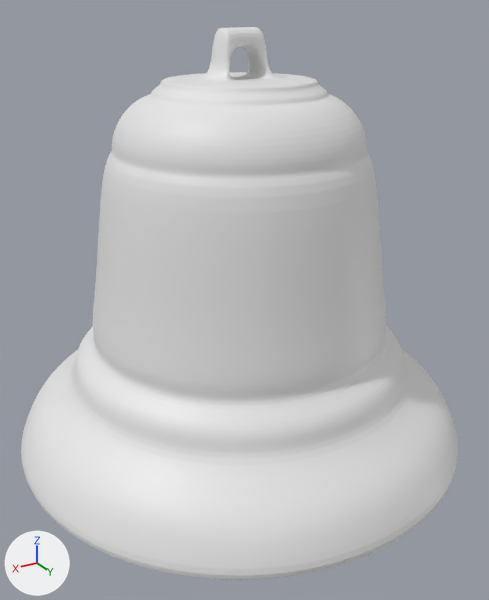
A saved change to the Blender file bell.blend.
One viewpoint serves both versions: a 50 mm camera at (5.92, 10.02, 7.67) aimed at (0.31, 0.67, 3.0). The lights are fixed; the arrows at lower left show +X, +Y and +Z.

Before the edit, the objects in view are built like this:
```python
me_circle = bpy.data.meshes.new('Circle')
me_circle.from_pydata(...)  # 1316 vertices, 1290 faces; spans x -4.35..4.35, y -4.36..4.35, z -3.43..3.99
ob_bell = bpy.data.objects.new('Bell', me_circle)
ob_bell.location = (0.0, -0.02, 3.42)
_m = ob_bell.modifiers.new('Subdivision', 'SUBSURF')
_m.levels = 3
```
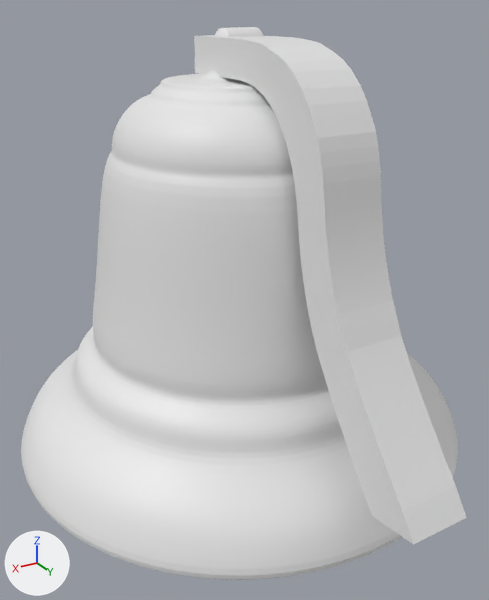
Commit message: Safety commit before subtracting from hitter

The change, as JSON lines over the scene's bpy script:
```json
{"op": "add", "block": "me_mesh", "code": ["me_mesh = bpy.data.meshes.new('Mesh')", "me_mesh.from_pydata(...)  # 140 vertices, 72 faces; spans x -0.63..5.25, y -0.5..0.5, z 1.13..7.27"]}
{"op": "add", "block": "ob_hitter", "code": ["ob_hitter = bpy.data.objects.new('Hitter', me_mesh)", "ob_hitter.location = (0.0, 0.0, 0.0)", "ob_hitter.rotation_euler = (0.0, 0.0, 1.571)  # degrees (0, 0, 90)", "ob_hitter.scale = (1.0, 1.0, 1.0)"]}
```

Changed parts and their boxes [x1, y1, x2, y2] in the pictures (489 x 600 px):
```json
{"object": "Hitter", "change": "added", "after": [194, 35, 467, 545]}
```
